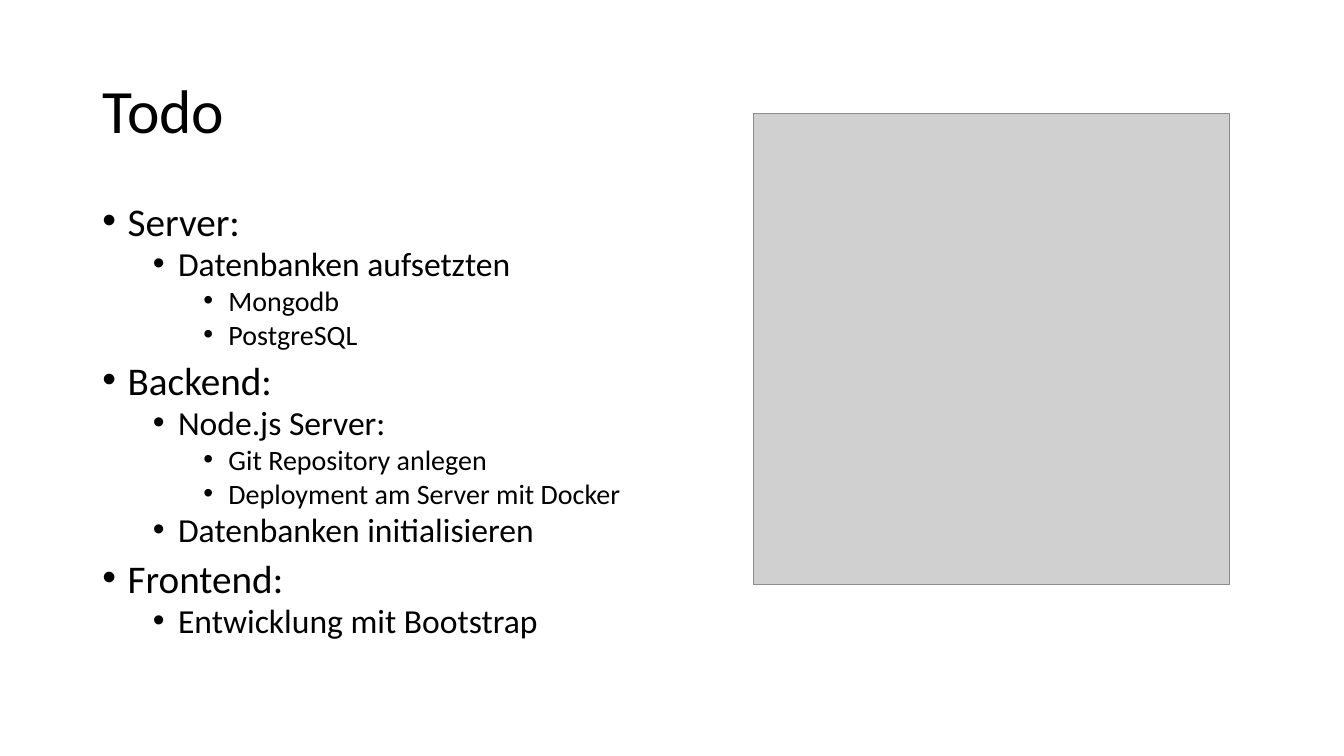
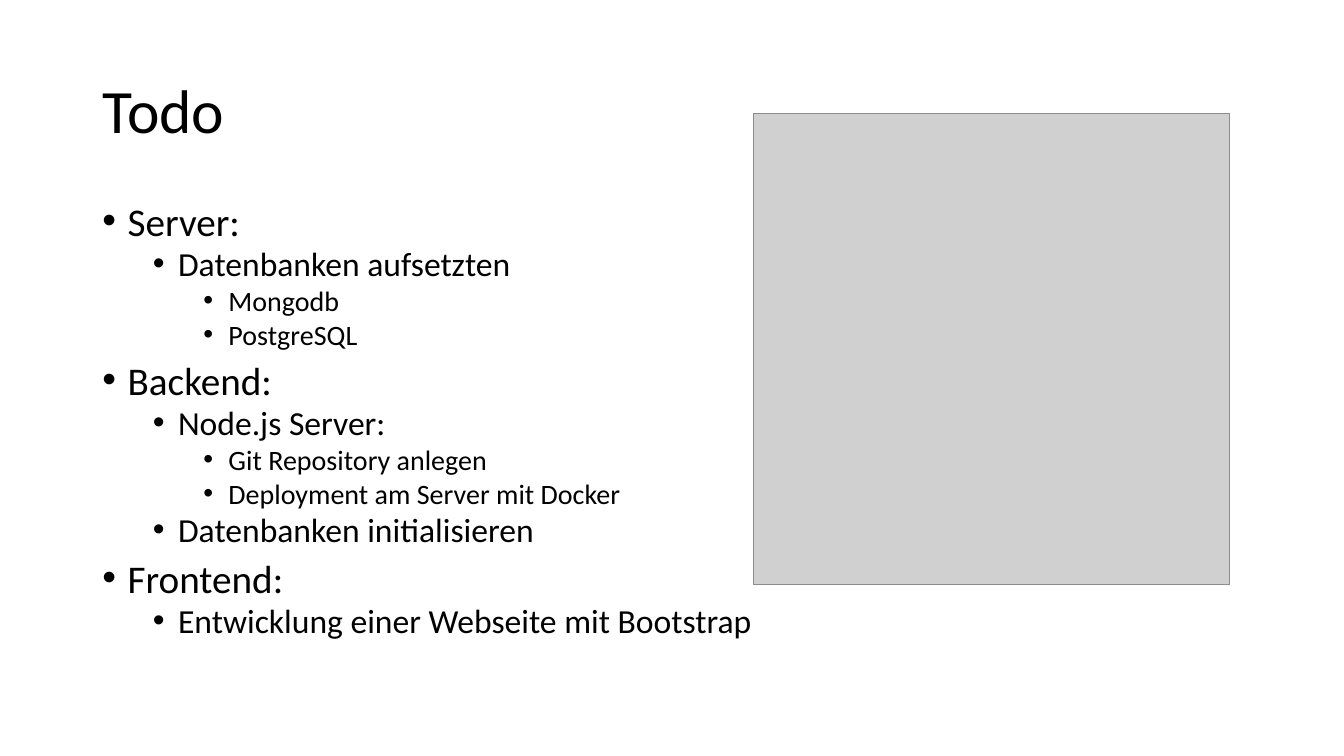
Before and after one commit to EderRene/Arbeitszeitverwaltung_Sportcamp_Salcher, a slide deck: slide 3 of Projektiterationen/1.Iteration.pptx. Drawn at 1344x756 pixels with LibreOffice and Linux fonts; fonts in the diff are those of the drawing; grey boxes stand for pictures. Boxes give left, top, right and bottom in pixels: in the first picture for what was removed or moved away, otherwise in the second. Text is boxed around its words. In the diff, an @@ line names an element or a change of style, - is before the commit and + after.

```diff
--- a/Projektiterationen/1.Iteration.pptx
+++ b/Projektiterationen/1.Iteration.pptx
@@ text at (178, 609, 752, 639): text changed @@
-  • Entwicklung mit Bootstrap
+  • Entwicklung einer Webseite mit Bootstrap
```
Also in this commit, not shown: 2 other slides changed.
